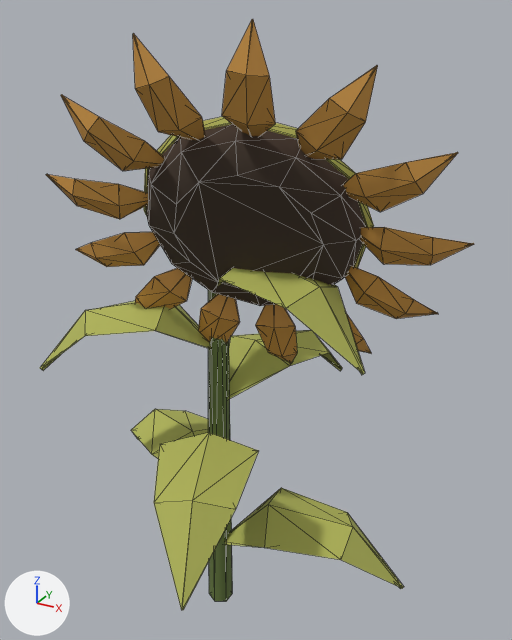
The glTF model public/assets/models/crop_sunflower_overripe.glb as it was, and as the next commit left it.
Both versions are drawn from a 50 mm camera at (0.674, -1.057, 1.25) aimed at (0.07, 0.042, 0.701). Arrows for +X, +Y and +Z are at lower left; the lights stay in place. The first picture is the older version. Mesh edges are drawn as thin lines. Where no turn or scale is listed for an object, it has been applied to the vertices. Vertices at exactly the same position are counted once.

In view in the first picture: 'sunflower_head_back', 'sunflower_head_disc', 'sunflower_head_petal_0', 'sunflower_leaf_0', 'sunflower_stem'.
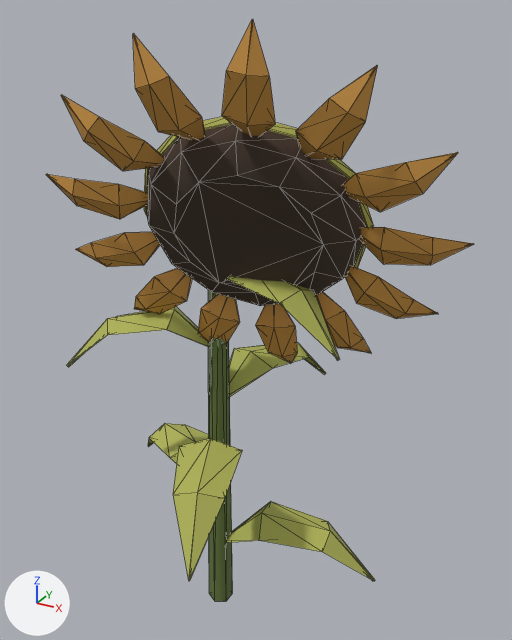
The change in detail:
me_sunflower_leaf_0_mesh is used by ob_sunflower_leaf_0; parent ob_crop_sunflower_overripe_root; location (0.019, -0.00348, 0.542); scale (0.436, 0.436, 0.436).
me_sunflower_leaf_0_mesh had 112 vertices, 196 faces and spanned x -0.85..0.85, y -0.8..0.8, z -1.0..1.0.
me_sunflower_leaf_0_mesh now has 112 vertices, 196 faces and spans x -0.75..0.75, y -0.7..0.7, z -1.0..1.0.
me_sunflower_leaf_0_mesh part 1: 109 of 112 vertices moved; they spanned x -0.85..0.85, y -0.8..0.8, z -1.0..1.0 and now span x -0.75..0.75, y -0.7..0.7, z -1.0..1.0; mean shift (0.0, -0.01, 0.0); largest move (-0.85, 0.39, -0.71) -> (-0.75, 0.35, -0.7).
Object 'sunflower_leaf_0' (ob_sunflower_leaf_0) moves from (0.019, -0.00348, 0.542) to (0.0166, -0.00296, 0.537).
Object 'sunflower_leaf_0' (ob_sunflower_leaf_0) is rescaled from (0.436, 0.436, 0.436) to (0.421, 0.421, 0.421).

Location of each change, (x1, y1, x2, y2) in pixels of the pictures (512 x 640 px):
'sunflower_leaf_0', reshaped, moved, rescaled (15% narrower, 11% shorter): before (40, 268, 404, 610); after (66, 276, 375, 581)
